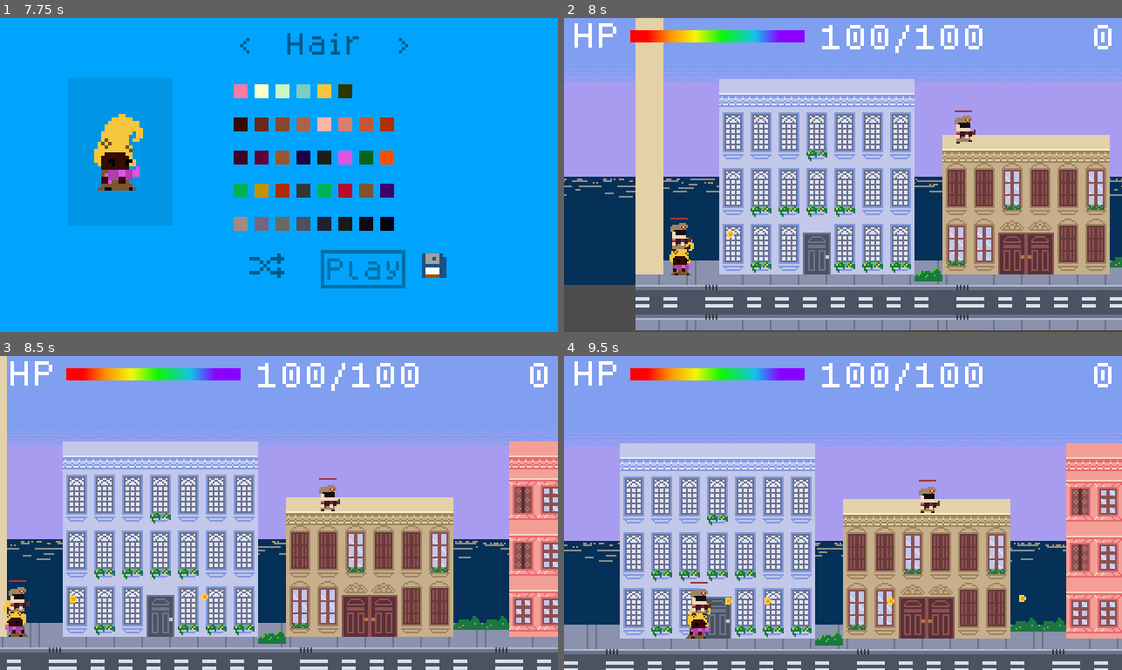
Above: before the commit, frames 1-4 (two rows, left to right).
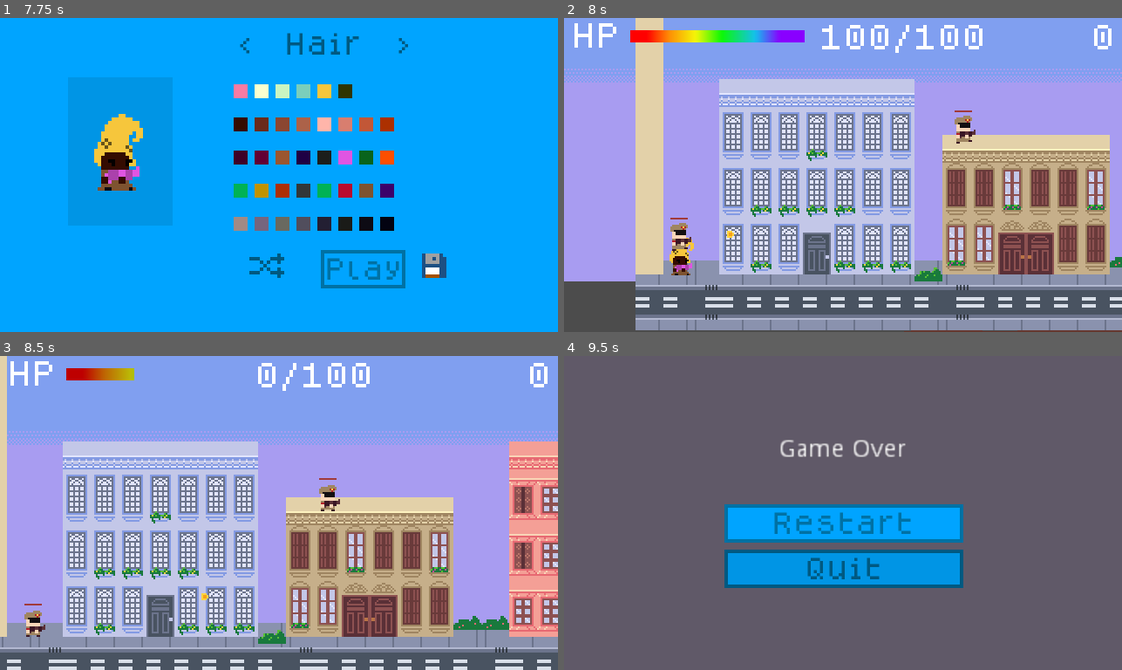
Above: after the commit, the same moments.

Repository: hamiltonromualdo/bring-ur-glam
Game: Godot game, scene res://src/UserInterface/TitleScreen.tscn
The game is run twice, just before and just after one commit, with the same random seed, the same clock (stepped at 60 frames per second) and the same inputs. Sound files missing from this copy of the repository are replaced by a short silence.
Inputs (mouse positions are in pixels of both pictures, inside the frame that each line leads up to):
- Up to frame 1 (7.75 s): tap Enter at 0.5 s; move the mouse to (401, 159) at 0.52 s; hold Right (ui_right) 0.53-2.03 s; tap Space at 1.25 s; move the mouse to (167, 190) at 1.27 s; move the mouse to (334, 105) at 2.02 s; hold Left (ui_left) 2.03-2.78 s; move the mouse to (251, 237) at 2.77 s; hold Right (ui_right) 2.78-4.28 s; move the mouse to (446, 222) at 3.52 s; move the mouse to (111, 127) at 4.27 s; hold Left (ui_left) 4.28-5.03 s; move the mouse to (306, 175) at 5.02 s; hold Right (ui_right) 5.03-5.78 s; move the mouse to (195, 96) at 5.77 s; hold Left (ui_left) 5.78-6.5 s; click "Play" at 6.5 s; click "Play" at 7.25 s
- Up to frame 2 (8 s): no input
- Up to frame 3 (8.5 s): move the mouse to (401, 497) at 8.02 s; hold Left (ui_left) from 8.03 s (still down)
- Up to frame 4 (9.5 s): move the mouse to (731, 528) at 8.77 s; release Left (ui_left) at 8.78 s; hold Right (ui_right) from 8.78 s (still down)

Frame 1 is identical in both runs. In frame 2, 8.6% of the frame differs, in the area x 0-100%, y 50-85%; in frame 3, 9.0%; in frame 4, 95%, in the area x 0-100%, y 0-100%.

Commit message:
Undo accidentally set Godness Mode

Diff:
--- a/bring_ur_glam/src/Levels/Playground.tscn
+++ b/bring_ur_glam/src/Levels/Playground.tscn
@@ -1839,7 +1839,7 @@
 [node name="Sea" type="ParallaxBackground" parent="."]
 
 [node name="ParallaxLayer" type="ParallaxLayer" parent="Sea"]
-position = Vector2( -1391, 136 )
+position = Vector2( -696, -144 )
 motion_scale = Vector2( 0.2, 1 )
 motion_mirroring = Vector2( 320, 0 )
 __meta__ = {
@@ -1894,12 +1894,13 @@
 [node name="AnimatedSprite" type="AnimatedSprite" parent="Decoration"]
 position = Vector2( -712, 171 )
 frames = SubResource( 7 )
+frame = 3
 playing = true
 
 [node name="AnimatedSprite2" type="AnimatedSprite" parent="Decoration"]
 position = Vector2( 674, 170 )
 frames = SubResource( 7 )
-frame = 3
+frame = 2
 playing = true
 
 [node name="DecorationOffset-4" type="TileMap" parent="."]
@@ -1912,7 +1913,6 @@
 [node name="Player" parent="." instance=ExtResource( 5 )]
 position = Vector2( -1365, 177 )
 scale = Vector2( 1, 1.00698 )
-GODNESS_MODE = true
 
 [node name="DecorationOffset4" type="TileMap" parent="."]
 position = Vector2( 0, 4 )
